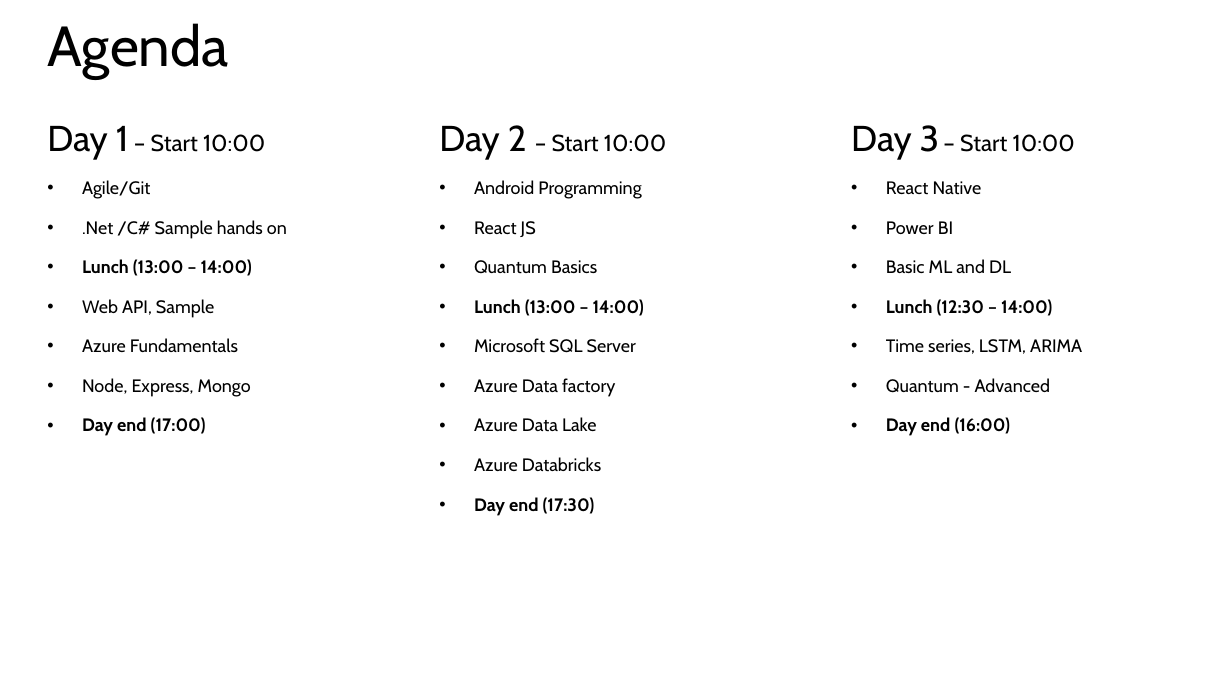
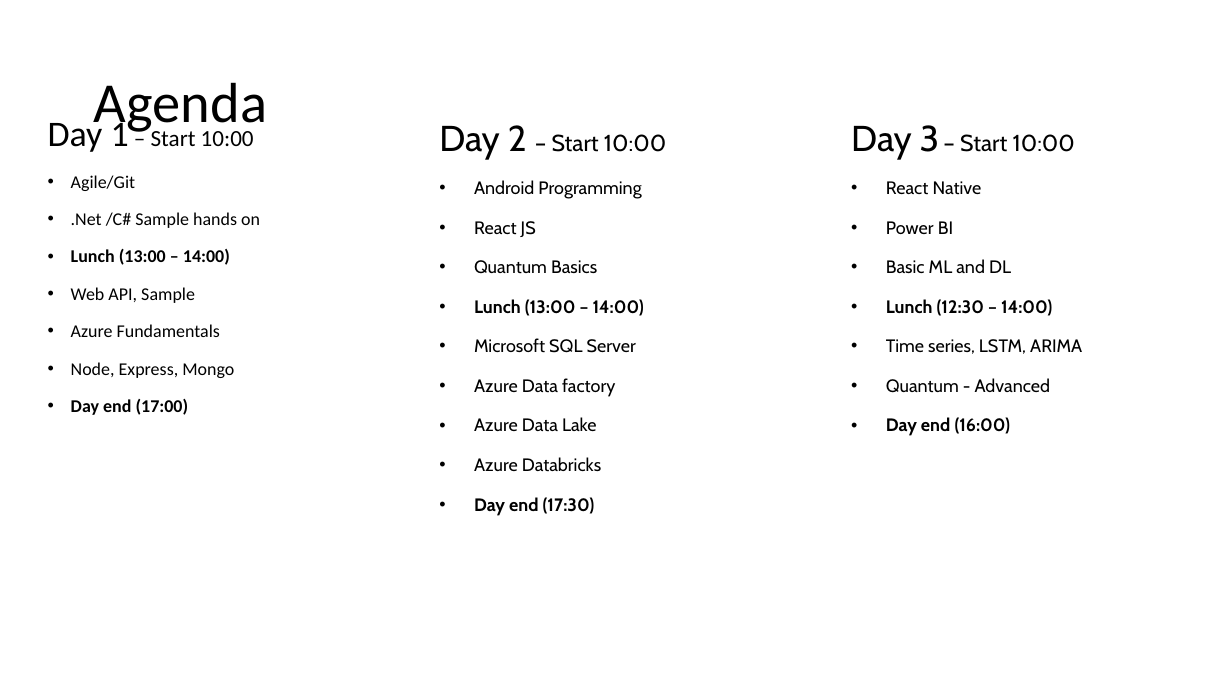
Before and after one commit to byteridge/GarageInternship2020, a slide deck: slide 6 of 1.Introduction.pptx. Drawn at 1232x693 pixels with LibreOffice and Linux fonts; fonts in the diff are those of the drawing. Boxes give left, top, right and bottom in pixels: in the first picture for what was removed or moved away, otherwise in the second. Text is boxed around its words. In the diff, an @@ line names an element or a change of style, - is before the commit and + after.

```diff
--- a/1.Introduction.pptx
+++ b/1.Introduction.pptx
@@ title "Agenda": place and size @@
-title "Agenda" at [48,23,229,79]
+title "Agenda" at [94,82,267,135]
@@ title "Agenda" at [94,82,267,135]: font Cabin to Calibri; line spacing 0.8 to 0.9; vertical alignment top to middle @@
@@ text "Day 1 – Start 10:00" at [48,117,260,415]: font Cabin to Calibri; line spacing 1 to 0.9; indent changed @@
```
Also in this commit, not shown: 5 other slides changed, 1 slide added, 1 slide removed.
